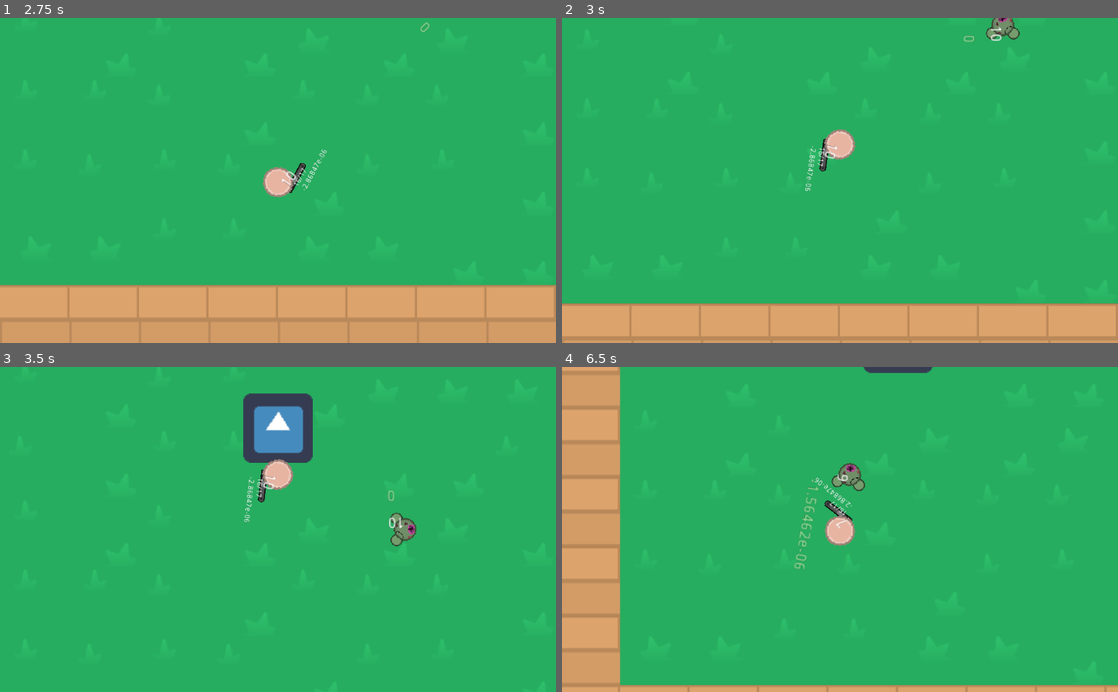
Above: before the commit, frames 1-4 (two rows, left to right).
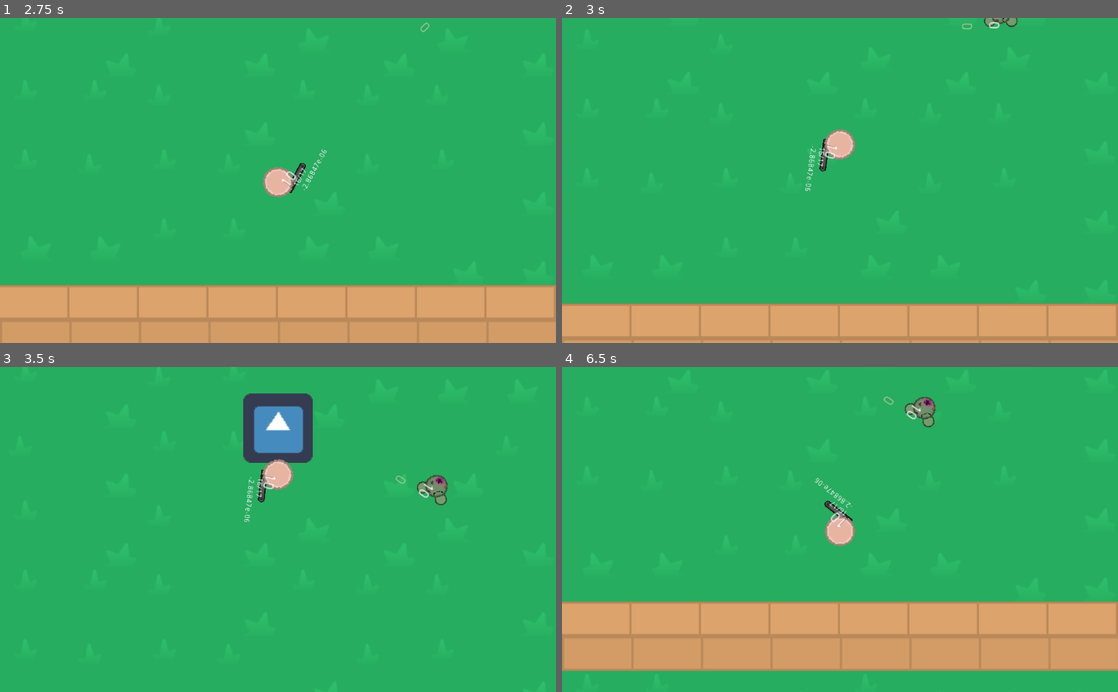
Above: after the commit, the same moments.

Repository: Panda248/Hu-Yang-Yoyale
Game: Godot game, scene res://World.tscn
The game is run twice, just before and just after one commit, with the same random seed, the same clock (stepped at 60 frames per second) and the same inputs. The engine's default icon, where the game draws it, is replaced by a stand-in: a white triangle on a blue panel in a dark square.
Inputs (mouse positions are in pixels of both pictures, inside the frame that each line leads up to):
- Up to frame 1 (2.75 s): tap Enter at 0.5 s; move the mouse to (400, 164) at 0.52 s; hold E (game_switch_weapon_right) 0.53-1.28 s; tap F (game_interact) at 0.6, 1.35, 2.3 s; tap Space at 1.25 s; move the mouse to (166, 196) at 1.27 s; hold Down (ui_down) 1.28-2.03 s; move the mouse to (333, 109) at 2.02 s; hold E (game_switch_weapon_right) from 2.03 s (still down); click (333, 109) at 2.1 s
- Up to frame 2 (3 s): move the mouse to (812, 245) at 2.77 s; release E (game_switch_weapon_right) at 2.78 s; hold Up (ui_up) from 2.78 s (still down); right-click (812, 245) at 2.85 s
- Up to frame 3 (3.5 s): keep holding Up (ui_up); tap F (game_interact) at 3.05 s
- Up to frame 4 (6.5 s): move the mouse to (1006, 578) at 3.52 s; release Up (ui_up) at 3.53 s; hold Q (game_switch_weapon_left) 3.53-5.03 s; tap F (game_interact) at 3.6, 4.35, 5.3, 6.05 s; move the mouse to (673, 480) at 4.27 s; move the mouse to (867, 529) at 5.02 s; hold Down (ui_down) 5.03-5.78 s; click (867, 529) at 5.1 s; move the mouse to (756, 448) at 5.77 s; hold E (game_switch_weapon_right) from 5.78 s (still down); right-click (756, 448) at 5.85 s

Frame 1 is identical in both runs. In frame 2, 0.4% of the frame differs, in the area x 71-83%, y 0-8%; in frame 3, 0.7%; in frame 4, 31%, in the area x 0-100%, y 0-100%.

Commit message:
item pickup works
items can be picked up but do not do anything yet

Diff:
--- a/Crate.gd
+++ b/Crate.gd
@@ -1,4 +1,4 @@
-extends Entity
+extends StaticBody2D
 class_name Crate
 
 export var lootAmount := 3
@@ -11,6 +11,8 @@
 	randomize()
 
 func process():
+	if(canInteract):
+		print("hi")
 	pass
 
 func interact():
--- a/Crate.tscn
+++ b/Crate.tscn
@@ -7,7 +7,7 @@
 [sub_resource type="RectangleShape2D" id=1]
 extents = Vector2( 63, 63 )
 
-[node name="Crate" type="KinematicBody2D"]
+[node name="Crate" type="StaticBody2D"]
 scale = Vector2( 0.25, 0.25 )
 script = ExtResource( 2 )
 itemScene = ExtResource( 3 )
--- a/Enemy.tscn
+++ b/Enemy.tscn
@@ -50,7 +50,7 @@
 script = ExtResource( 1 )
 velocity = 100
 rotationSpeedDegrees = 180
-angleOfVisionDegrees = 90
+angleOfVisionDegrees = 60
 maxViewDistance = 200.0
 
 [node name="Body" type="CollisionShape2D" parent="."]
--- a/Item.gd
+++ b/Item.gd
@@ -1,2 +1,13 @@
-extends Entity
+extends Area2D
 class_name Item
+
+
+var canInteract : bool = false
+
+func process():
+	if(canInteract):
+		print("hi")
+	pass
+
+func pick_up(player: Player):
+	queue_free()
--- a/Item.tscn
+++ b/Item.tscn
@@ -4,14 +4,13 @@
 [ext_resource path="res://res/exported/sprites/Bullet.png" type="Texture" id=2]
 
 [sub_resource type="CircleShape2D" id=1]
-radius = 8.0
+radius = 18.0278
 
-[node name="Item" type="KinematicBody2D"]
+[node name="Item" type="Area2D"]
 script = ExtResource( 1 )
 
 [node name="CollisionShape2D" type="CollisionShape2D" parent="."]
 shape = SubResource( 1 )
-disabled = true
 
 [node name="Sprite" type="Sprite" parent="."]
 texture = ExtResource( 2 )
--- a/World.tscn
+++ b/World.tscn
@@ -138,7 +138,6 @@
 
 [node name="Enemy" parent="." instance=ExtResource( 1 )]
 position = Vector2( 148, 51 )
-angleOfVisionDegrees = 180
 
 [node name="Player" parent="." instance=ExtResource( 2 )]
 
--- a/project.godot
+++ b/project.godot
@@ -14,7 +14,7 @@
 "language": "GDScript",
 "path": "res://scripts/Chatbox.gd"
 }, {
-"base": "Entity",
+"base": "StaticBody2D",
 "class": "Crate",
 "language": "GDScript",
 "path": "res://Crate.gd"
@@ -49,7 +49,7 @@
 "language": "GDScript",
 "path": "res://scripts/InteractableNPC.gd"
 }, {
-"base": "Entity",
+"base": "Area2D",
 "class": "Item",
 "language": "GDScript",
 "path": "res://Item.gd"
--- a/scripts/Player.gd
+++ b/scripts/Player.gd
@@ -21,6 +21,7 @@
 
 # Called every frame. 'delta' is the elapsed time since the previous frame.
 func _process(delta):
+
 	var _motion = Vector2();
 
 	get_node("Label").text = var2str(health)
@@ -89,19 +90,38 @@
 		prevWeapon.set_owner(self)
 		nextWeapon.set_owner(self)
 	elif Input.is_action_just_pressed("game_interact"):
-		if(targetInteractable != null and targetInteractable.canInteract):
+		if(is_instance_valid(targetInteractable) and targetInteractable.canInteract):
 			targetInteractable.interact()
-		pass
+		else:
+			pick_up_nearby_items()
+			pass
 
 func _on_InteractBox_body_entered(body):
 	if(body.has_method("interact")):
-		if(targetInteractable == null ||
-		self.global_positon.distance_to(body.global_position)
-		< self.global_position.distance_to(targetInteractable.global_position)):
+		if(closest_node(body, targetInteractable) == body):
 			targetInteractable = body
-		targetInteractable.canInteract = true
+			targetInteractable.canInteract = true
 
 func _on_InteractBox_body_exited(body):
-	if(body.has_method("interact")):
+	if(targetInteractable == body):
 		targetInteractable.canInteract = false
 		targetInteractable = null
+
+func closest_node(node1, node2) -> Node:
+	if(!is_instance_valid(node1)):
+		return node2
+	if(!is_instance_valid(node2)):
+		return node1
+	if(self.global_position.distance_to(node1.global_position)
+		< self.global_position.distance_to(node2.global_position)):
+			return node1
+	return node2
+
+func pick_up_nearby_items() -> void:
+	var overlappingAreas = $InteractBox.get_overlapping_areas()
+	print(overlappingAreas)
+	var overlappingItems = []
+	for area in overlappingAreas:
+		if(area.has_method("pick_up")):
+			area.pick_up(self)
+	pass
